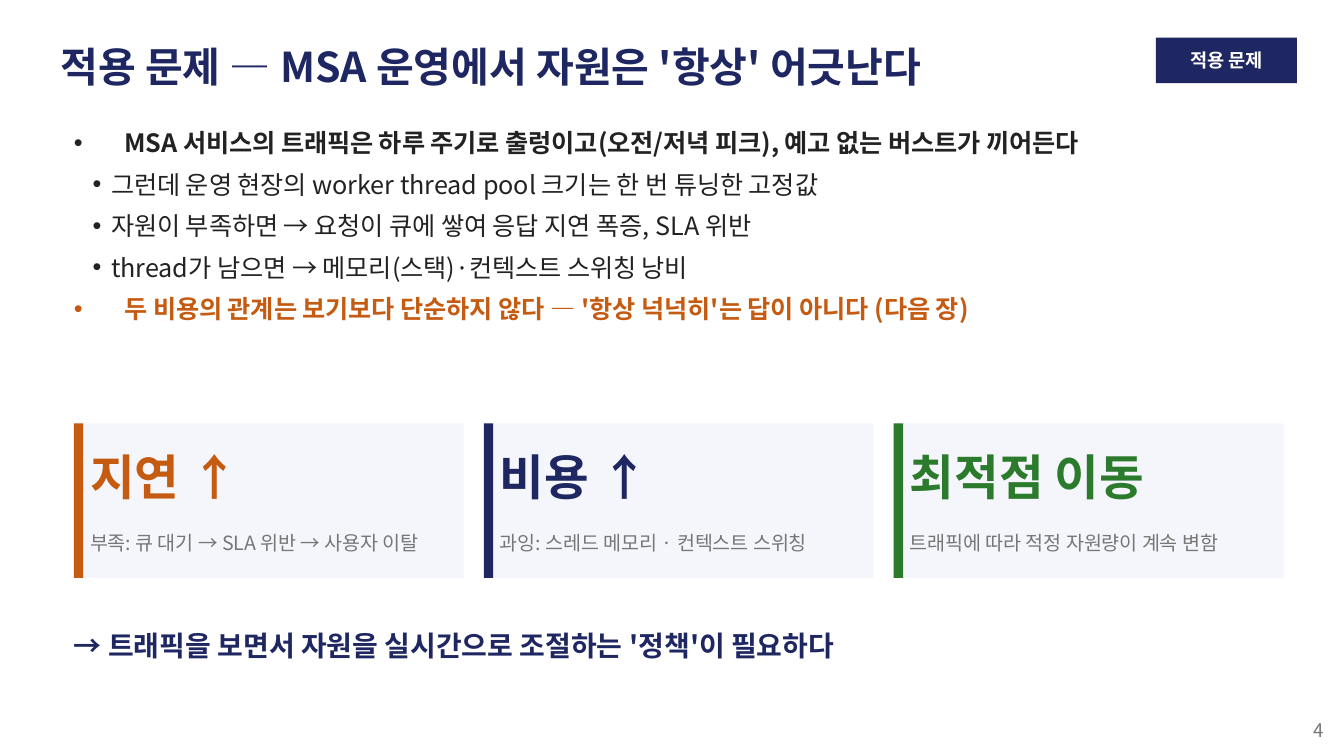
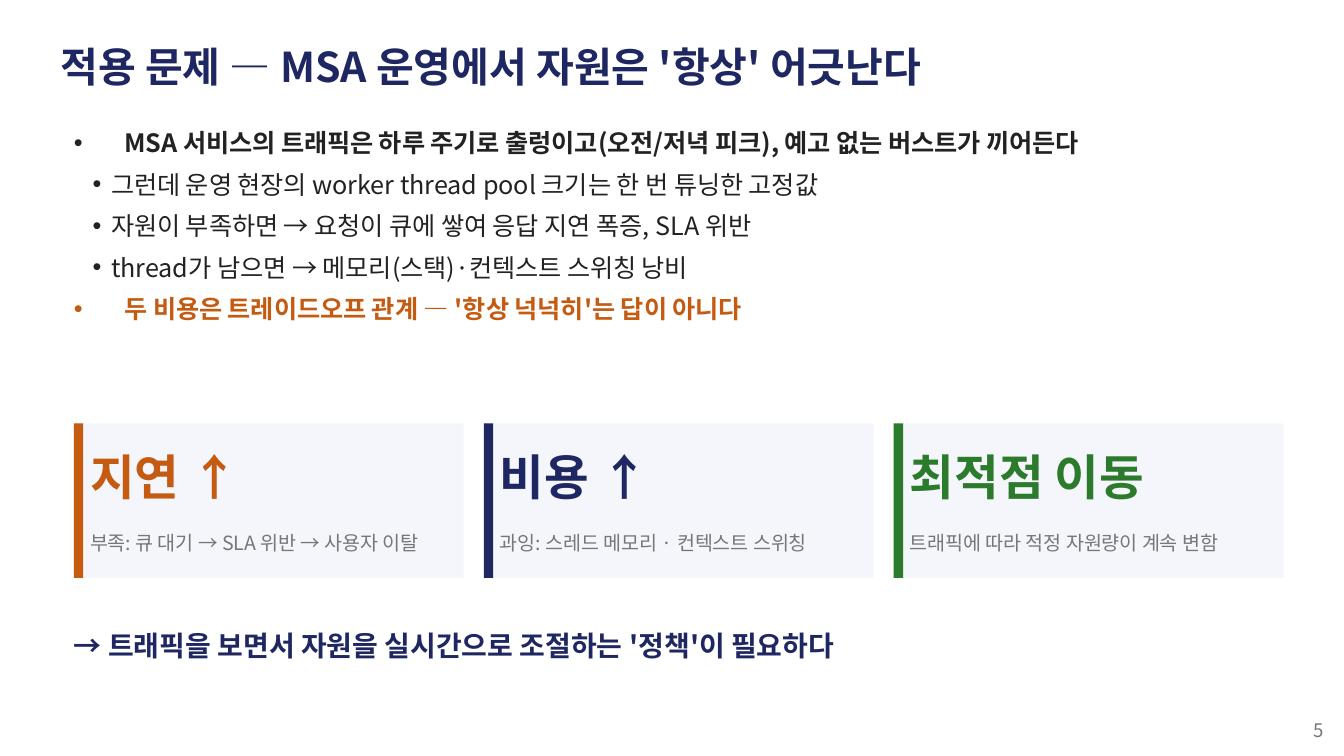
Before and after one commit to zzangdol1029/reinforce, a slide deck: slide 5 of autoscaling-rl/autoscaling_rl_발표.pptx (slide 4 before the commit). Drawn at 1344x756 pixels with LibreOffice and Linux fonts; fonts in the diff are those of the drawing. Boxes give left, top, right and bottom in pixels: in the first picture for what was removed or moved away, otherwise in the second. Text is boxed around its words. In the diff, an @@ line names an element or a change of style, - is before the commit and + after.

```diff
--- a/autoscaling-rl/autoscaling_rl_발표.pptx
+++ b/autoscaling-rl/autoscaling_rl_발표.pptx
@@ rectangle removed at [1156,38,1297,83] @@
@@ text removed at [1190,51,1263,69] @@
-적용 문제
@@ text at [124,296,742,321]: text changed @@
-• 두 비용의 관계는 보기보다 단순하지 않다 — '항상 넉넉히'는 답이 아니다 (다음 장)
+• 두 비용은 트레이드오프 관계 — '항상 넉넉히'는 답이 아니다
@@ text at [1313,723,1323,737]: text changed @@
-4
+5
```
Also in this commit, not shown: 24 other slides changed, 3 slides added, 1 slide removed, 2 other files.
